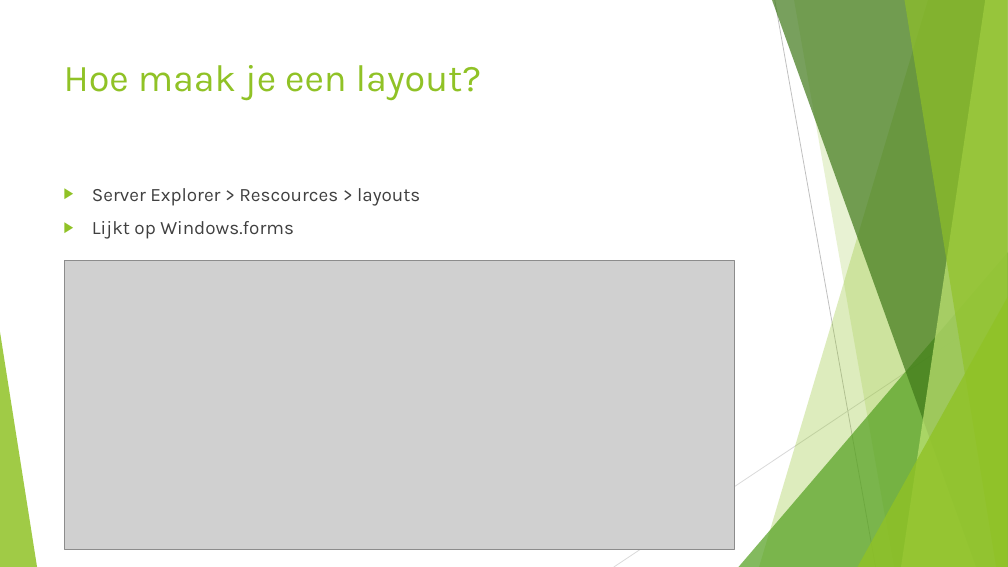
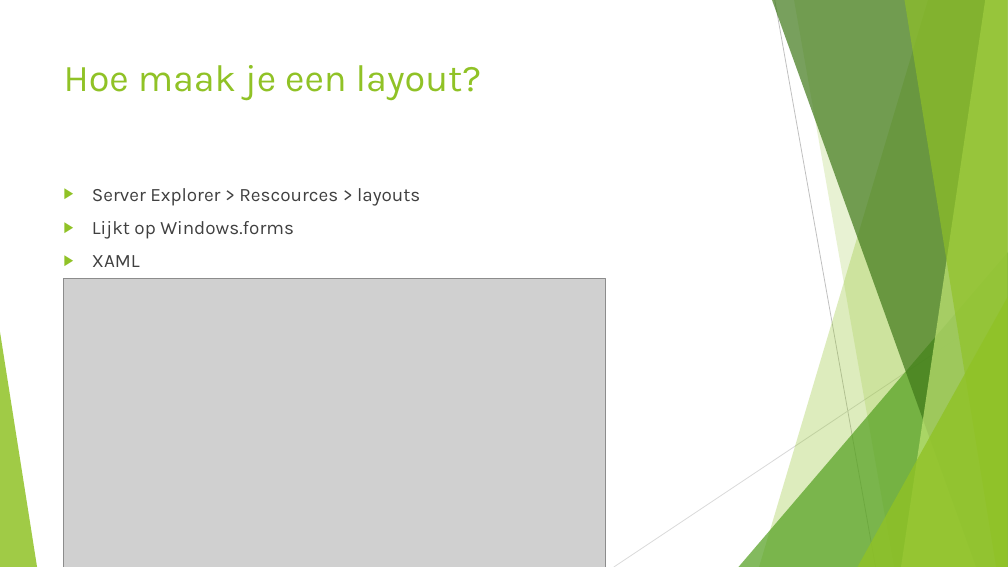
Before and after one commit to RadiusCollege-Xamarin-2016-2017/RadiusCollege-Xamarin, a slide deck: slide 3 of Xamarin_Layouts.pptx. Drawn at 1008x567 pixels with LibreOffice and Linux fonts; fonts in the diff are those of the drawing; grey boxes stand for pictures. Boxes give left, top, right and bottom in pixels: in the first picture for what was removed or moved away, otherwise in the second. Text is boxed around its words. In the diff, an @@ line names an element or a change of style, - is before the commit and + after.

Commit message:
update

```diff
--- a/Xamarin_Layouts.pptx
+++ b/Xamarin_Layouts.pptx
@@ text at (x1=92, y1=255, x2=140, y2=267): paragraph added @@
+▶ XAML
@@ picture resized from (x1=64, y1=260, x2=734, y2=549) to (x1=63, y1=278, x2=605, y2=567) @@
```
